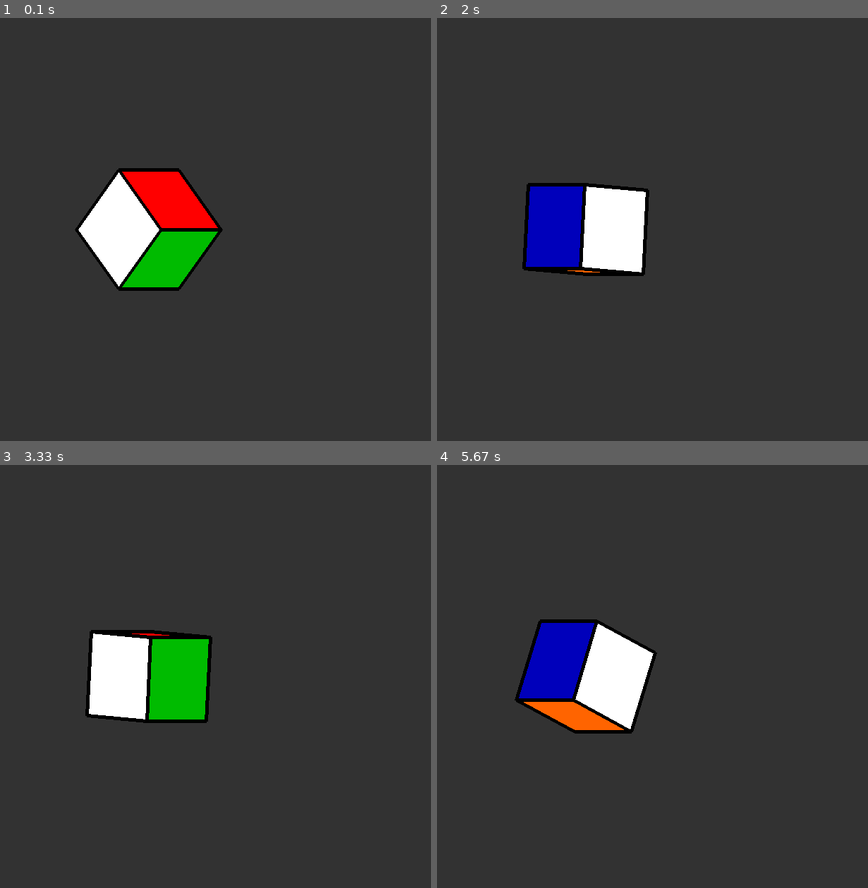
Above: before the commit, frames 1-4 (two rows, left to right).
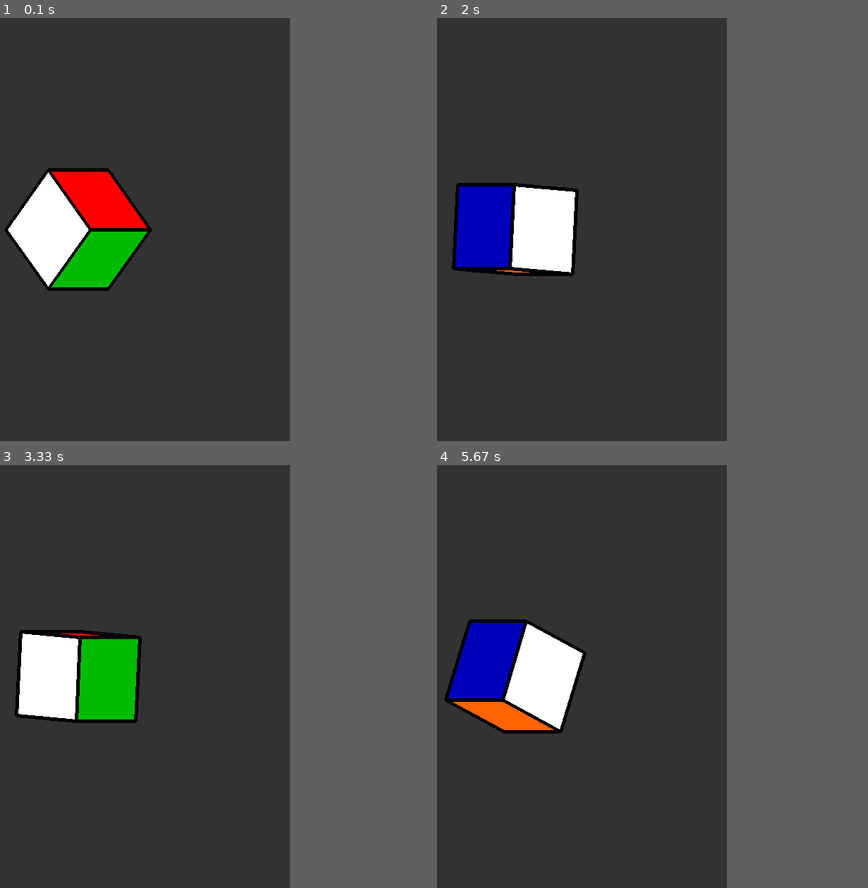
Above: after the commit, the same moments.

Repository: JMalvin06/PygameCube
Game: pygame game, started from main.py
Two runs of this game, one before a commit and one after it. Both use one fixed random seed, a clock stepped at 60 frames per second and the inputs below.
Inputs (mouse positions are in pixels of both pictures, inside the frame that each line leads up to):
- Up to frame 1 (0.1 s): no input
- Up to frame 2 (2 s): hold Right 0.33-0.8 s; move the mouse to (501, 246) at 0.37 s; hold Up 0.83-1.13 s; hold Right 1.17-1.63 s; hold Left from 1.67 s (still down)
- Up to frame 3 (3.33 s): release Left at 2.2 s; hold Down 2.23-2.53 s; hold Left 2.57-2.97 s; hold Up from 3 s (still down)
- Up to frame 4 (5.67 s): release Up at 3.37 s; hold Right 3.4-4.03 s; hold Down 4.07-4.43 s; hold Left 4.47-4.93 s; hold Right 4.97-5.43 s; hold Up from 5.47 s (still down)
In our replay, the window is 800x600 before the commit and 600x600 after it. These sizes can differ from the game's own. Grey fills any space a smaller window leaves; there, only what the larger window draws over its background counts as a difference.

The runs differ from the first frame. In frame 1, 12% of the frame differs, in the area x 0-52%, y 35-65%; in frame 2, 9.6%; in frame 3, 9.6%; in frame 4, 11%.

Commit message:
tweaked default screen size

Diff:
--- a/main.py
+++ b/main.py
@@ -119,7 +119,7 @@
 
 if __name__ == "__main__":
     pygame.init()
-    game = Game(pygame.display.set_mode((800,600), pygame.RESIZABLE))
+    game = Game(pygame.display.set_mode((600,600), pygame.RESIZABLE))
 
 
 
